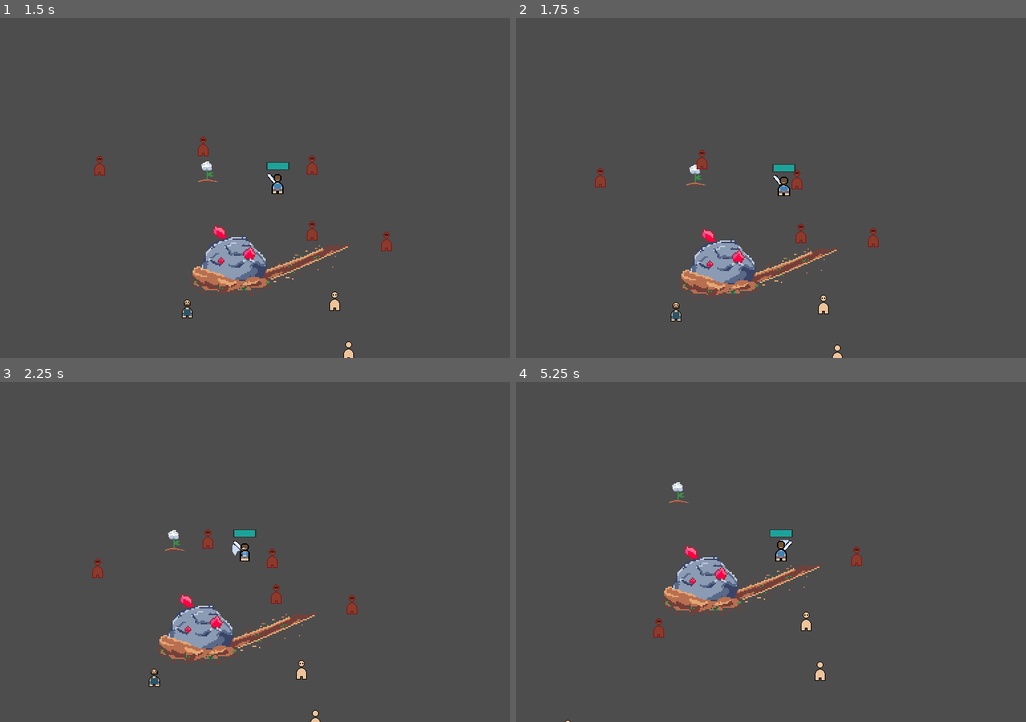
Above: before the commit, frames 1-4 (two rows, left to right).
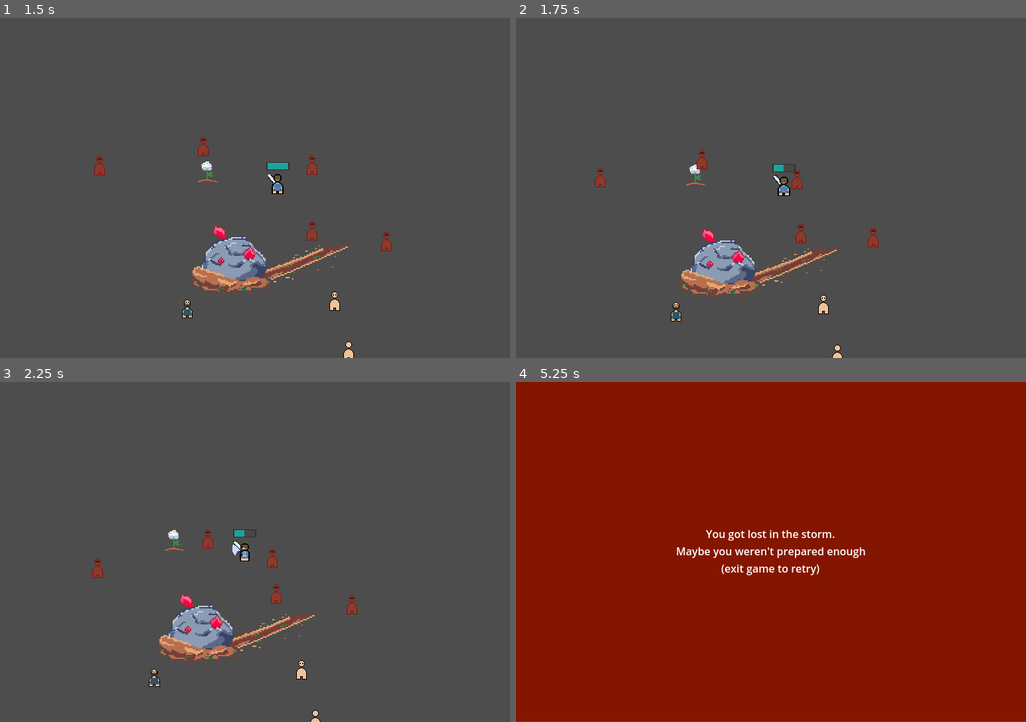
Above: after the commit, the same moments.

Repository: JJPSeno/bgjcalmbeforethestorm
Game: Godot game, scene res://World/TestLevel/test_level.tscn
Two runs of this game, one before a commit and one after it. Both use one fixed random seed, a clock stepped at 60 frames per second and the inputs below. This scene is started directly instead of the project's main scene. Sound files missing from this copy of the repository are replaced by a short silence.
Inputs:
- Up to frame 1 (1.5 s): hold O (hit) 0.53-1.28 s; hold D (right) from 0.53 s (still down); tap W (movement) at 1.35 s
- Up to frame 2 (1.75 s): keep holding D (right)
- Up to frame 3 (2.25 s): release D (right) at 2.03 s; hold A (left) from 2.03 s (still down); hold O (hit) from 2.03 s (still down)
- Up to frame 4 (5.25 s): release O (hit) at 2.78 s; tap W (movement) at 2.85, 4.35 s; release A (left) at 3.53 s; hold S (down) 3.53-4.28 s; hold O (hit) 3.53-4.28 s; hold D (right) from 4.28 s (still down); hold O (hit) from 5.03 s (still down)

Frame 1 is identical in both runs. In frame 2, less than 0.1% of the frame differs, in the area x 52-55%, y 43-46%; in frame 3, less than 0.1%; in frame 4, 100%, in the area x 0-100%, y 0-100%.

Commit message:
Lose conidtion

Diff:
--- a/Entities/Player/player.gd
+++ b/Entities/Player/player.gd
@@ -99,7 +99,11 @@
 			child.set_deferred('disabled', not(value))
 
 func hurt():
-	prints("owwww")
+	$Health.health -= 0.5
+	if $Health.health <= 0:
+		%YouLoseScreen.show()
+		Engine.time_scale = 0.5
+
 
 
 func _on_timer_timeout(timer: Timer) -> void:
--- a/Entities/Player/player.tscn
+++ b/Entities/Player/player.tscn
@@ -10,6 +10,7 @@
 [ext_resource type="PackedScene" uid="uid://ub47qa11wspb" path="res://Components/interactable/interactable.tscn" id="8_36uwb"]
 [ext_resource type="PackedScene" uid="uid://cro6pn861updj" path="res://Components/walksound/walksound.tscn" id="9_kimv4"]
 [ext_resource type="Script" path="res://Entities/Player/hatz.gd" id="10_fvkwi"]
+[ext_resource type="PackedScene" uid="uid://cooxhq2amar2t" path="res://Entities/You Lose Entity.tscn" id="11_4qqpn"]
 
 [sub_resource type="RectangleShape2D" id="RectangleShape2D_1dn3k"]
 
@@ -166,4 +167,14 @@
 [node name="HATZ" type="Node" parent="."]
 script = ExtResource("10_fvkwi")
 
+[node name="Control" type="Control" parent="."]
+layout_mode = 3
+anchors_preset = 0
+offset_right = 40.0
+offset_bottom = 40.0
+
+[node name="YouLoseScreen" parent="." instance=ExtResource("11_4qqpn")]
+unique_name_in_owner = true
+visible = false
+
 [editable path="Interactable"]
--- /dev/null
+++ b/Entities/You Lose Entity.tscn
@@ -0,0 +1,37 @@
+[gd_scene format=3 uid="uid://cooxhq2amar2t"]
+
+[node name="CanvasLayer" type="CanvasLayer"]
+
+[node name="YouLoseEntity" type="Control" parent="."]
+layout_mode = 3
+anchors_preset = 15
+anchor_right = 1.0
+anchor_bottom = 1.0
+offset_top = -1.0
+offset_bottom = -1.0
+grow_horizontal = 2
+grow_vertical = 2
+mouse_filter = 2
+
+[node name="ColorRect" type="ColorRect" parent="YouLoseEntity"]
+layout_mode = 1
+anchors_preset = 15
+anchor_right = 1.0
+anchor_bottom = 1.0
+grow_horizontal = 2
+grow_vertical = 2
+mouse_filter = 2
+color = Color(0.518232, 0.0852303, 1.44392e-07, 1)
+
+[node name="Label" type="Label" parent="YouLoseEntity"]
+layout_mode = 1
+anchors_preset = 15
+anchor_right = 1.0
+anchor_bottom = 1.0
+grow_horizontal = 2
+grow_vertical = 2
+text = "You got lost in the storm.
+Maybe you weren't prepared enough
+(exit game to retry)"
+horizontal_alignment = 1
+vertical_alignment = 1
--- a/World/world.tscn
+++ b/World/world.tscn
@@ -17,7 +17,7 @@
 y_sort_enabled = true
 
 [node name="Player" parent="." groups=["player"] instance=ExtResource("1_m64ys")]
-position = Vector2(-273, 384)
+position = Vector2(138, 101)
 
 [node name="NPCs" type="Node2D" parent="."]
 
@@ -86,18 +86,6 @@
 [node name="Meteor" parent="Ore Biome" instance=ExtResource("9_qb68i")]
 position = Vector2(-2068, 1803)
 
-[node name="Ore12" parent="Ore Biome" instance=ExtResource("9_dikfu")]
-position = Vector2(-644, 900)
-
-[node name="Ore13" parent="Ore Biome" instance=ExtResource("9_dikfu")]
-position = Vector2(-624, 897)
-
-[node name="Ore14" parent="Ore Biome" instance=ExtResource("9_dikfu")]
-position = Vector2(-659, 893)
-
-[node name="Meteor2" parent="Ore Biome" instance=ExtResource("9_qb68i")]
-position = Vector2(-542, 909)
-
 [node name="World" type="Node2D" parent="."]
 y_sort_enabled = true
 position = Vector2(-11, -283)
Binary file added: Assets/entities/help.aseprite
Binary file added: Assets/entities/help.png
Not shown, added: Assets/entities/help.png.import
Not shown: 1 places in Entities/Player/player.tscn that only renumber resources
